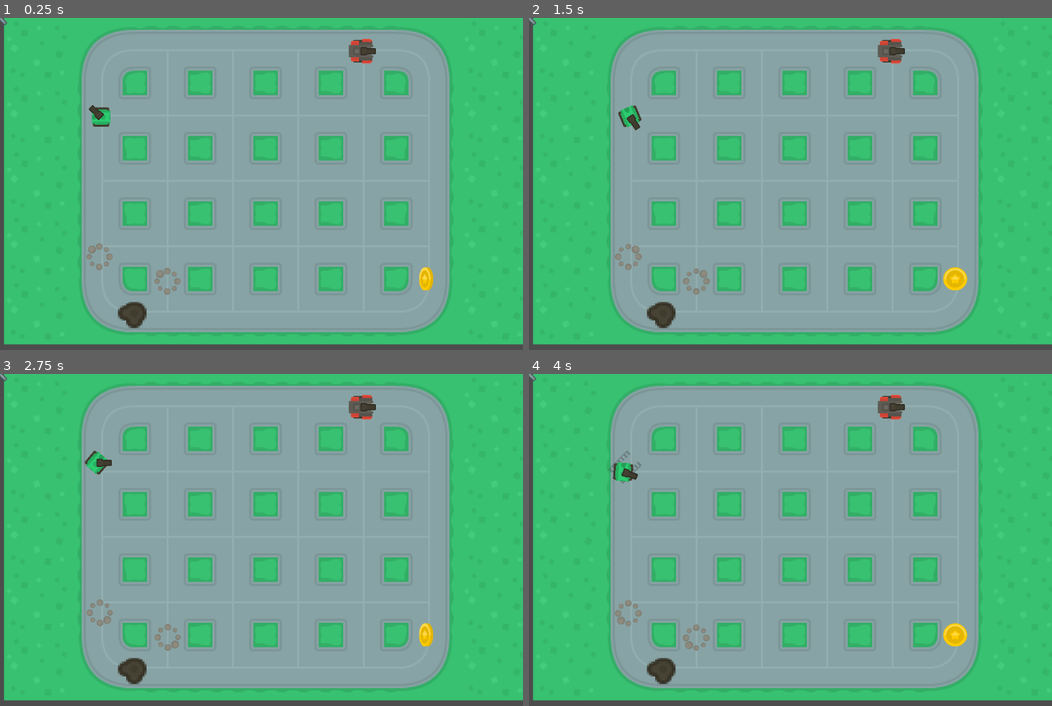
Above: before the commit, frames 1-4 (two rows, left to right).
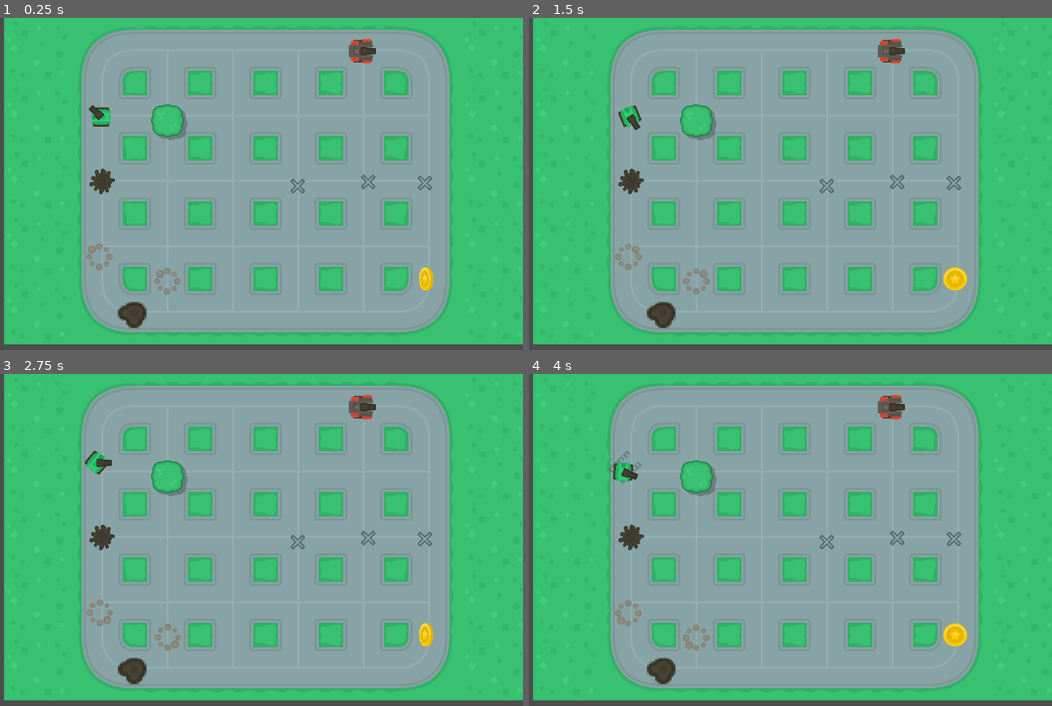
Above: after the commit, the same moments.

Repository: soapmactavish23/rogue_tank
Game: Godot game, scene res://scenes/game.tscn
Two runs of this game, one before a commit and one after it. Both use one fixed random seed, a clock stepped at 60 frames per second and the inputs below.
Inputs (mouse positions are in pixels of both pictures, inside the frame that each line leads up to):
- Up to frame 1 (0.25 s): no input
- Up to frame 2 (1.5 s): move the mouse to (905, 167) at 0.52 s; hold Right (ui_right) 0.53-1.28 s; move the mouse to (685, 200) at 1.27 s; hold Down (ui_down) from 1.28 s (still down)
- Up to frame 3 (2.75 s): move the mouse to (313, 466) at 2.02 s; release Down (ui_down) at 2.03 s; hold Right (ui_right) from 2.03 s (still down)
- Up to frame 4 (4 s): move the mouse to (764, 606) at 2.77 s; release Right (ui_right) at 2.78 s; hold Up (ui_up) 2.78-3.53 s; move the mouse to (947, 589) at 3.52 s; hold Left (ui_left) from 3.53 s (still down)

The runs differ from the first frame. In frame 1, 1.0% of the frame differs, in the area x 0-83%, y 0-54%; in frame 2, 1.0%; in frame 3, 1.0%; in frame 4, 1.0%.

Commit message:
29 - Óleo na pista

Diff:
--- a/scenes/game.tscn
+++ b/scenes/game.tscn
@@ -6,8 +6,10 @@
 [ext_resource path="res://scenes/wind.tscn" type="PackedScene" id=4]
 [ext_resource path="res://scenes/hole.tscn" type="PackedScene" id=5]
 [ext_resource path="res://scenes/enemy.tscn" type="PackedScene" id=6]
-[ext_resource path="res://scenes/coin.tscn" type="PackedScene" id=7]
-[ext_resource path="res://scenes/barricadeMetal.tscn" type="PackedScene" id=8]
+[ext_resource path="res://scenes/treeGreen_large.tscn" type="PackedScene" id=7]
+[ext_resource path="res://scenes/coin.tscn" type="PackedScene" id=8]
+[ext_resource path="res://scenes/barricadeMetal.tscn" type="PackedScene" id=9]
+[ext_resource path="res://scenes/oilSpill_large.tscn" type="PackedScene" id=10]
 
 [node name="game" type="Node"]
 
@@ -42,10 +44,29 @@
 position = Vector2( 707.438, 65.4256 )
 collision_layer = 13
 
-[node name="coin" parent="." index="5" instance=ExtResource( 7 )]
+[node name="treeGreen_large" parent="." index="5" instance=ExtResource( 7 )]
+
+position = Vector2( 327.85, 201.335 )
+
+[node name="coin" parent="." index="6" instance=ExtResource( 8 )]
 
 position = Vector2( 834.471, 510.886 )
 scale = Vector2( 0.55459, 0.536471 )
 _sections_unfolded = [ "Collision" ]
 
-[node name="barricadeMetal" parent="." index="6" instance=ExtResource( 8 )]
+[node name="barricadeMetal" parent="." index="7" instance=ExtResource( 9 )]
+
+position = Vector2( 720.508, 321.063 )
+
+[node name="barricadeMetal2" parent="." index="8" instance=ExtResource( 9 )]
+
+position = Vector2( 832.052, 322.571 )
+
+[node name="barricadeMetal3" parent="." index="9" instance=ExtResource( 9 )]
+
+position = Vector2( 583.341, 328.6 )
+
+[node name="oilSpill_large" parent="." index="10" instance=ExtResource( 10 )]
+
+position = Vector2( 200.476, 319.556 )
+_sections_unfolded = [ "Collision", "Z Index" ]
--- /dev/null
+++ b/scenes/oilSpill_large.tscn
@@ -0,0 +1,34 @@
+[gd_scene load_steps=4 format=2]
+
+[ext_resource path="res://scripts/oilSpill_large.gd" type="Script" id=1]
+[ext_resource path="res://sprites/oilSpill_large.png" type="Texture" id=2]
+
+[sub_resource type="CircleShape2D" id=1]
+
+custom_solver_bias = 0.0
+radius = 23.9457
+
+[node name="oilSpill_large" type="Area2D" index="0"]
+
+input_pickable = true
+gravity_vec = Vector2( 0, 1 )
+gravity = 98.0
+linear_damp = 0.1
+angular_damp = 1.0
+collision_layer = 0
+audio_bus_override = false
+audio_bus_name = "Master"
+script = ExtResource( 1 )
+_sections_unfolded = [ "Collision" ]
+
+[node name="sprite" type="Sprite" parent="." index="0"]
+
+texture = ExtResource( 2 )
+
+[node name="shape" type="CollisionShape2D" parent="." index="1"]
+
+shape = SubResource( 1 )
+
+[connection signal="body_entered" from="." to="." method="_on_oilSpill_large_body_entered"]
+
+[connection signal="body_exited" from="." to="." method="_on_oilSpill_large_body_exited"]
--- a/scenes/tank.tscn
+++ b/scenes/tank.tscn
@@ -4,17 +4,18 @@
 [ext_resource path="res://sprites/tankBody_green.png" type="Texture" id=2]
 [ext_resource path="res://scenes/barrel.tscn" type="PackedScene" id=3]
 
-[node name="Tank" type="KinematicBody2D" index="0" groups=[
+[node name="Tank" type="KinematicBody2D" groups=[
 "player",
 ]]
 
 position = Vector2( 0, -0.214638 )
+z_index = 20
 input_pickable = false
 collision_layer = 1
 collision_mask = 5
 collision/safe_margin = 0.08
 script = ExtResource( 1 )
-_sections_unfolded = [ "Collision", "Transform" ]
+_sections_unfolded = [ "Collision", "Transform", "Z Index" ]
 body = 0
 barrel = 0
 
--- /dev/null
+++ b/scenes/treeGreen_large.tscn
@@ -0,0 +1,36 @@
+[gd_scene load_steps=3 format=2]
+
+[ext_resource path="res://sprites/treeGreen_large.png" type="Texture" id=1]
+
+[sub_resource type="CircleShape2D" id=1]
+
+custom_solver_bias = 0.0
+radius = 14.0521
+
+[node name="treeGreen_large" type="StaticBody2D"]
+
+z_index = 30
+input_pickable = false
+collision_layer = 4
+collision_mask = 0
+constant_linear_velocity = Vector2( 0, 0 )
+constant_angular_velocity = 0.0
+friction = 1.0
+bounce = 0.0
+_sections_unfolded = [ "Collision", "Z Index" ]
+
+[node name="shadow" type="Sprite" parent="." index="0"]
+
+modulate = Color( 0, 0, 0, 0.232039 )
+position = Vector2( 7.14984, 5.561 )
+texture = ExtResource( 1 )
+_sections_unfolded = [ "Visibility" ]
+
+[node name="sprite" type="Sprite" parent="." index="1"]
+
+texture = ExtResource( 1 )
+
+[node name="shape" type="CollisionShape2D" parent="." index="2"]
+
+shape = SubResource( 1 )
+_sections_unfolded = [ "Transform" ]
--- /dev/null
+++ b/scripts/oilSpill_large.gd
@@ -0,0 +1,12 @@
+extends Area2D
+
+func _ready():
+	pass
+
+
+func _on_oilSpill_large_body_entered( body ):
+	add_to_group(str(body) + "-oil")
+
+
+func _on_oilSpill_large_body_exited( body ):
+	remove_from_group(str(body) + "-oil")
--- a/scripts/tank.gd
+++ b/scripts/tank.gd
@@ -46,6 +46,12 @@
 	if Engine.editor_hint:
 		return
 
+	var vel_mod = 1
+
+	if get_tree().get_nodes_in_group(str(self) + "-oil").size() > 0:
+		vel_mod = .3
+
+
 	if Input.is_action_just_pressed(("ui_shoot")):
 		if get_tree().get_nodes_in_group(BULLET_TANK_GROUP).size() < 6:
 			var bullet = pre_bullet.instance()
@@ -82,7 +88,7 @@
 	else:
 		acell = lerp(acell, 0, .05)
 
-	var move = move_and_slide(Vector2(cos(rotation), sin(rotation)) * dir * acell)
+	var move = move_and_slide(Vector2(cos(rotation), sin(rotation)) * dir * acell * vel_mod)
 
 	travel += move.length() * delta
 
Not shown: 1 places in scenes/game.tscn that only renumber resources
